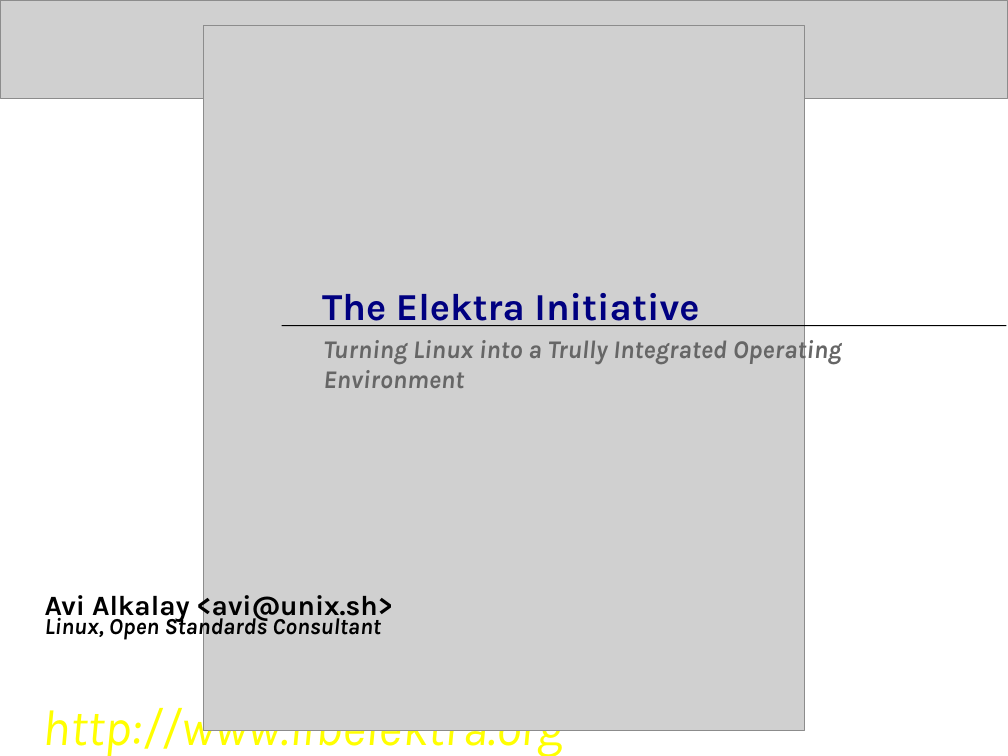
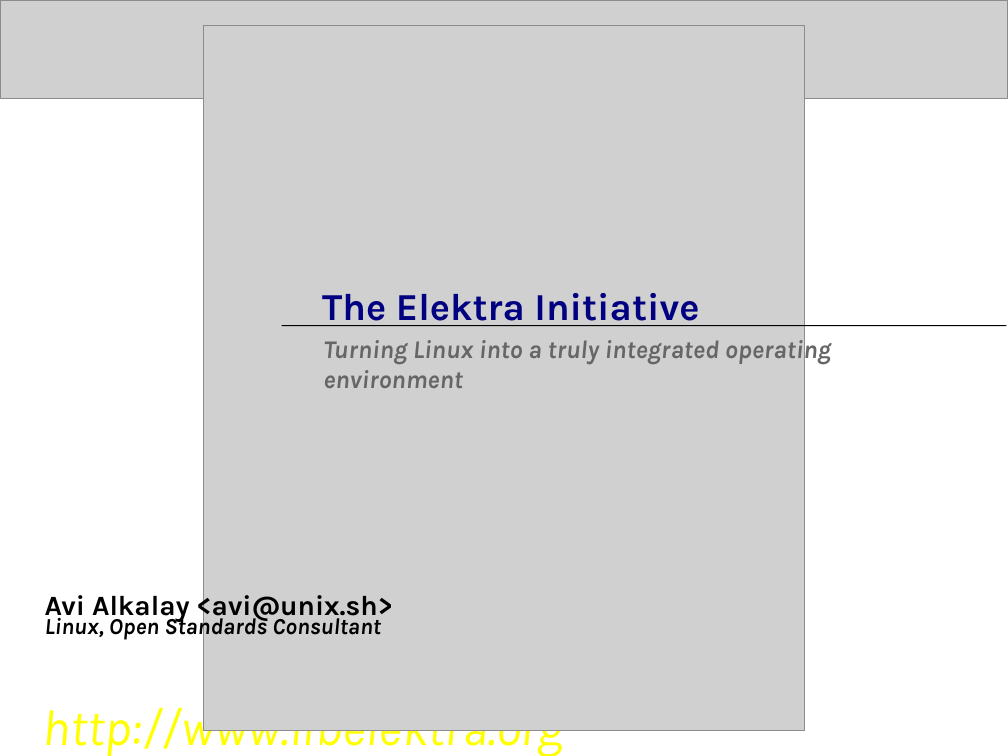
Before and after one commit to ElektraInitiative/libelektra, a slide deck: slide 1 of doc/elektra.odp. Drawn at 1008x756 pixels with LibreOffice and Linux fonts; fonts in the diff are those of the drawing; grey boxes stand for pictures; background and template pictures are left out. Boxes give left, top, right and bottom in pixels: in the first picture for what was removed or moved away, otherwise in the second. Text is boxed around its words. In the diff, an @@ line names an element or a change of style, - is before the commit and + after.

```diff
--- a/doc/elektra.odp
+++ b/doc/elektra.odp
@@ text at [323, 335, 831, 388]: text changed @@
-Turning Linux into a Trully Integrated Operating Environment
+Turning Linux into a truly integrated operating environment
```
Also in this commit, not shown: 3 other slides changed.
